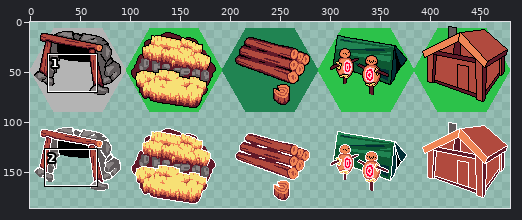
One commit to this pixel-art file: assets/textures/buildings.aseprite. The picture above shows the old version from afar; the outline marks the close-up.
Close-up. First the earlier version:
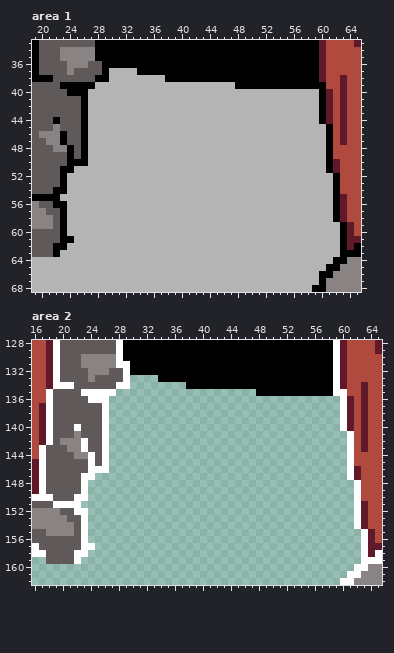
480x192 pixels, 1 frame. Shown: area 1: x 19..65, y 33..68; area 2: x 16..65, y 128..162. The wide view leaves out empty margins.
Once edited:
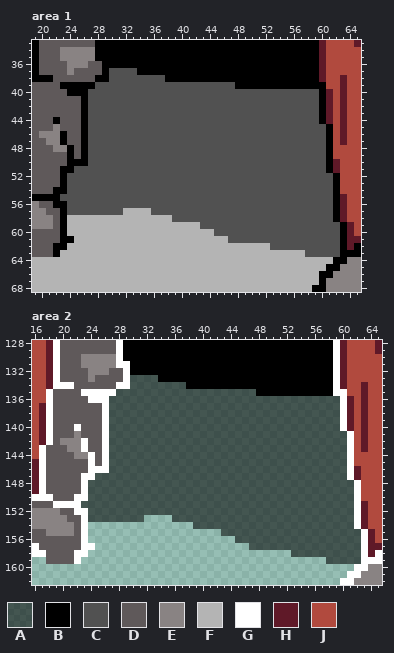
Palette (. is transparent): A #0000008c  B #000000  C #515151  D #5f595a  E #898383  F #b4b4b4  G #ffffff  H #5f1928  J #b14a3e
Author's note on the commit: feat: right click to cancel pending building
Edits made:
layer "Layer 11" opacity 55% added
Area 1, layer "Layer 11":
y 37: x 30..33 FFFF -> CCCC
y 38: x 30..37 FFFFFFFF -> CCCCCCCC
y 39: x 28..47 FFFFFFFFFFFFFFFFFFFF -> CCCCCCCCCCCCCCCCCCCC
y 40..44: x 27..59 FFFFFFFFFFFFFFFFFFFFFFFFFFFFFFFFF -> CCCCCCCCCCCCCCCCCCCCCCCCCCCCCCCCC
y 45..50: x 27..60 FFFFFFFFFFFFFFFFFFFFFFFFFFFFFFFFFF -> CCCCCCCCCCCCCCCCCCCCCCCCCCCCCCCCCC
y 51: x 25..60 FFFFFFFFFFFFFFFFFFFFFFFFFFFFFFFFFFFF -> CCCCCCCCCCCCCCCCCCCCCCCCCCCCCCCCCCCC
y 52..54: x 24..61 FFFFFFFFFFFFFFFFFFFFFFFFFFFFFFFFFFFFFF -> CCCCCCCCCCCCCCCCCCCCCCCCCCCCCCCCCCCCCC
y 55: x 23..61 FFFFFFFFFFFFFFFFFFFFFFFFFFFFFFFFFFFFFFF -> CCCCCCCCCCCCCCCCCCCCCCCCCCCCCCCCCCCCCCC
y 56: x 24..61 FFFFFFFFFFFFFFFFFFFFFFFFFFFFFFFFFFFFFF -> CCCCCCCCCCCCCCCCCCCCCCCCCCCCCCCCCCCCCC
y 57: x 24..31 FFFFFFFF -> CCCCCCCC; x 36..61 FFFFFFFFFFFFFFFFFFFFFFFFFF -> CCCCCCCCCCCCCCCCCCCCCCCCCC
y 58: x 39..61 FFFFFFFFFFFFFFFFFFFFFFF -> CCCCCCCCCCCCCCCCCCCCCCC
y 59: x 43..62 FFFFFFFFFFFFFFFFFFFF -> CCCCCCCCCCCCCCCCCCCC
y 60: x 45..62 FFFFFFFFFFFFFFFFFF -> CCCCCCCCCCCCCCCCCC
y 61: x 47..62 FFFFFFFFFFFFFFFF -> CCCCCCCCCCCCCCCC
y 62: x 53..62 FFFFFFFFFF -> CCCCCCCCCC
y 63: x 58..62 FFFFF -> CCCCC
Area 2, layer "Layer 11":
y 133: x 30..33 .... -> AAAA
y 134: x 30..37 ........ -> AAAAAAAA
y 135: x 28..47 .................... -> AAAAAAAAAAAAAAAAAAAA
y 136..140: x 27..59 ................................. -> AAAAAAAAAAAAAAAAAAAAAAAAAAAAAAAAA
y 141..146: x 27..60 .................................. -> AAAAAAAAAAAAAAAAAAAAAAAAAAAAAAAAAA
y 147: x 25..60 .................................... -> AAAAAAAAAAAAAAAAAAAAAAAAAAAAAAAAAAAA
y 148..150: x 24..61 ...................................... -> AAAAAAAAAAAAAAAAAAAAAAAAAAAAAAAAAAAAAA
y 151: x 23..61 ....................................... -> AAAAAAAAAAAAAAAAAAAAAAAAAAAAAAAAAAAAAAA
y 152: x 24..61 ...................................... -> AAAAAAAAAAAAAAAAAAAAAAAAAAAAAAAAAAAAAA
y 153: x 24..31 ........ -> AAAAAAAA; x 36..61 .......................... -> AAAAAAAAAAAAAAAAAAAAAAAAAA
y 154: x 39..61 ....................... -> AAAAAAAAAAAAAAAAAAAAAAA
y 155: x 43..62 .................... -> AAAAAAAAAAAAAAAAAAAA
y 156: x 45..62 .................. -> AAAAAAAAAAAAAAAAAA
y 157: x 47..62 ................ -> AAAAAAAAAAAAAAAA
y 158: x 53..62 .......... -> AAAAAAAAAA
y 159: x 58..62 ..... -> AAAAA
Changed places in both close-ups, as pixel boxes (x1, y1, x2, y2):
changed: (60, 68, 340, 257)
added: (81, 375, 361, 564)
